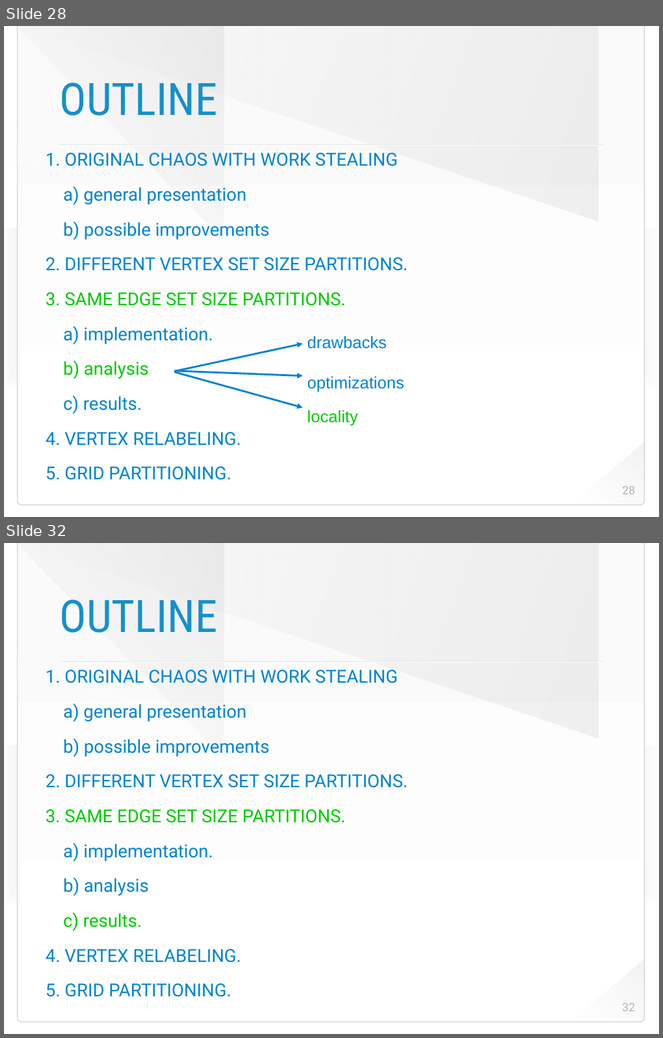
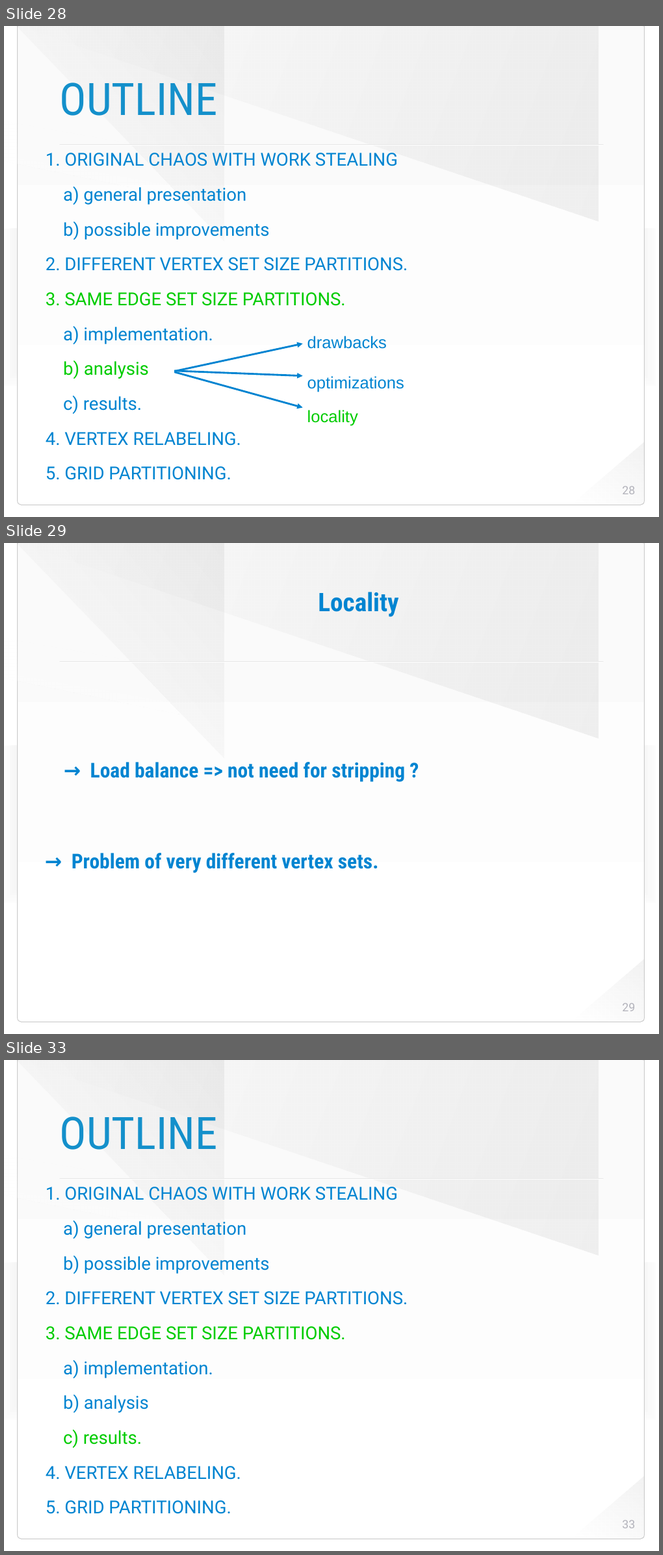
Before and after one commit to HaprianVlad/chaos, a slide deck: presentation.odp. Shown one above the other, each under a label of ours: slides 28 and 32 before the commit, slides 28, 29 and 33 after it; the slides between them are not shown. The pictures are 663x1038 and 663x1555 pixels, drawn with LibreOffice and Linux fonts; fonts in the diff are those of the drawing; background and template pictures are left out. Boxes give left, top, right and bottom in pixels: in the first picture for what was removed or moved away, otherwise in the second. Text is boxed around its words. In the diff, an @@ line names an element or a change of style, - is before the commit and + after.

```diff
--- a/presentation.odp
+++ b/presentation.odp
@@ slide 29 added at [4,543,659,1034], background picture (left out); not listed: 8 template elements that a slide beside it also shows @@
@@ title added at [318,592,399,617], 40 pt, text #0084D1, bold @@
+Locality
@@ text added at [72,762,405,873], 32 pt, text #0084D1, bold @@
+→ Load balance => not need for stripping ?
+→ Problem of very different vertex sets.
@@ page number added at [622,1003,635,1012], 18 pt, text #B3B3BB @@
+29
@@ what was slide 32 is now slide 33 @@
@@ page number at [622,1520,635,1529]: text changed @@
-32
+33
```
Also in this commit, not shown: 7 slides changed, 3 other slides added, 5 other files.
